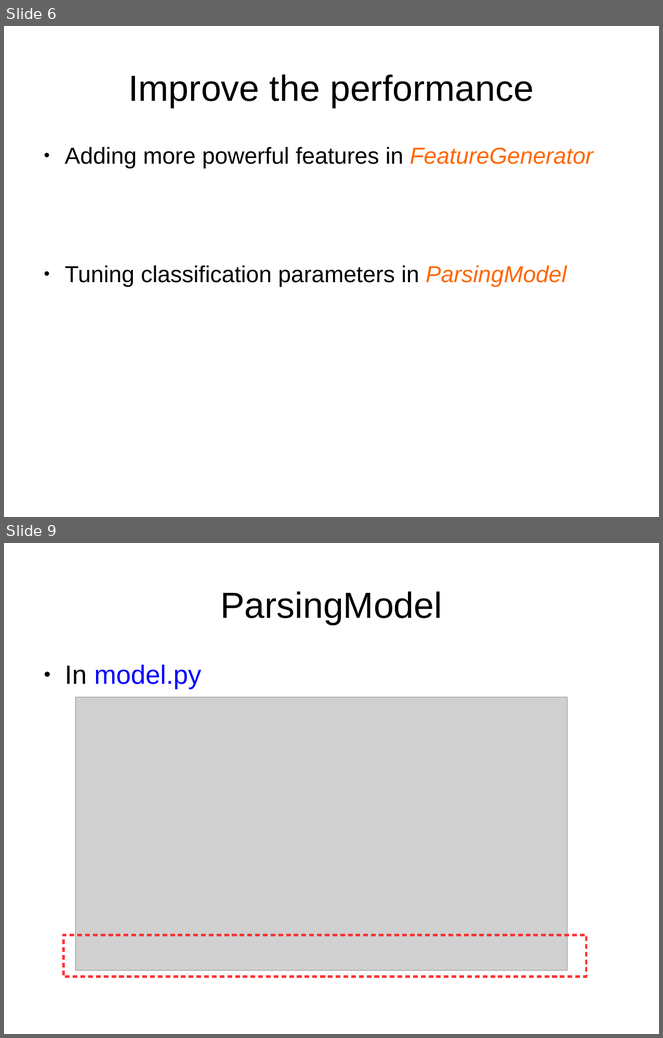
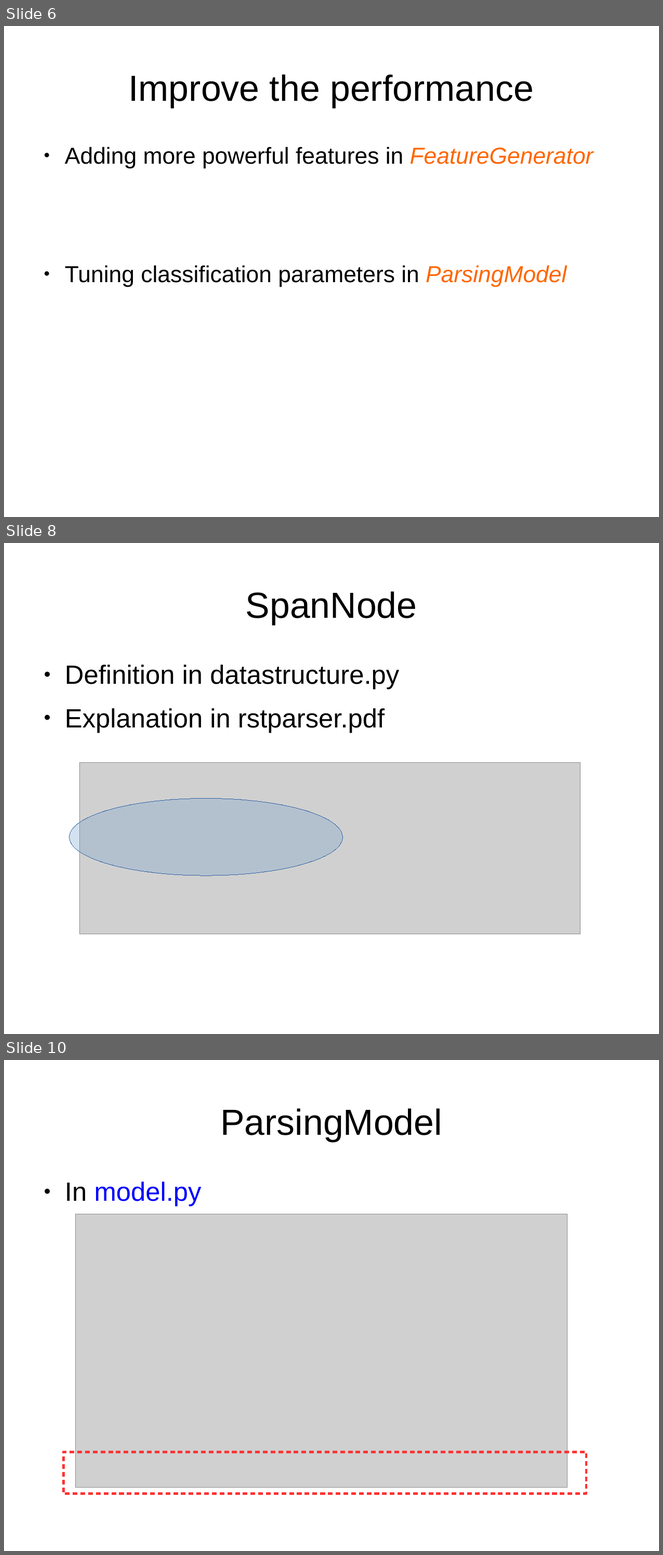
Before and after one commit to jiyfeng/RSTParser, a slide deck: doc/intro.odp. Shown one above the other, each under a label of ours: slides 6 and 9 before the commit, slides 6, 8 and 10 after it; the slides between them are not shown. The pictures are 663x1038 and 663x1555 pixels, drawn with LibreOffice and Linux fonts; fonts in the diff are those of the drawing; grey boxes stand for pictures. Boxes give left, top, right and bottom in pixels: in the first picture for what was removed or moved away, otherwise in the second. Text is boxed around its words. In the diff, an @@ line names an element or a change of style, - is before the commit and + after.

```diff
--- a/doc/intro.odp
+++ b/doc/intro.odp
@@ slide 8 added at bbox=[4, 543, 659, 1034], background #FFFFFF @@
@@ title added at bbox=[246, 591, 417, 625], 44 pt, text #000000 @@
+SpanNode
@@ text added at bbox=[65, 665, 399, 733], 32 pt, text #000000 @@
+● Definition in datastructure.py
+● Explanation in rstparser.pdf
@@ picture added at bbox=[79, 763, 581, 935] @@
@@ ellipse added at bbox=[70, 799, 343, 876], fill #729FCF at 30% opacity, outline #3465A4 0 pt @@
@@ what was slide 9 is now slide 10 @@
```
Also in this commit, not shown: 4 slides changed, 3 other slides added, 3 slides removed, 3 other files.
